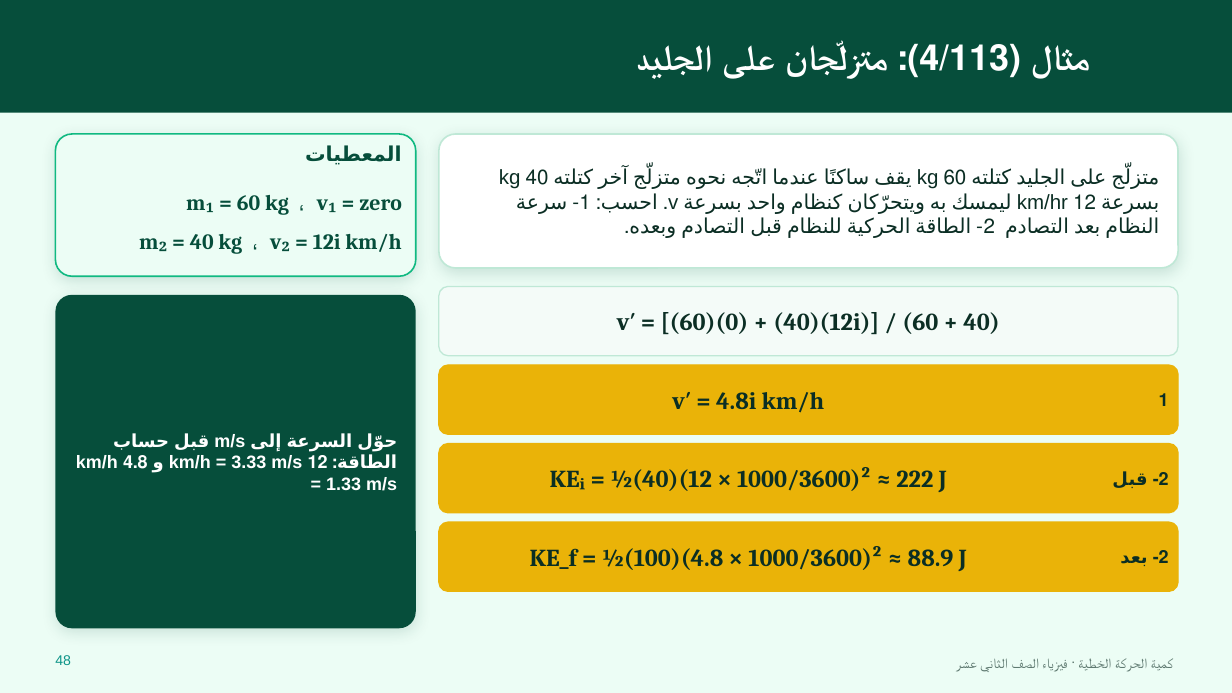
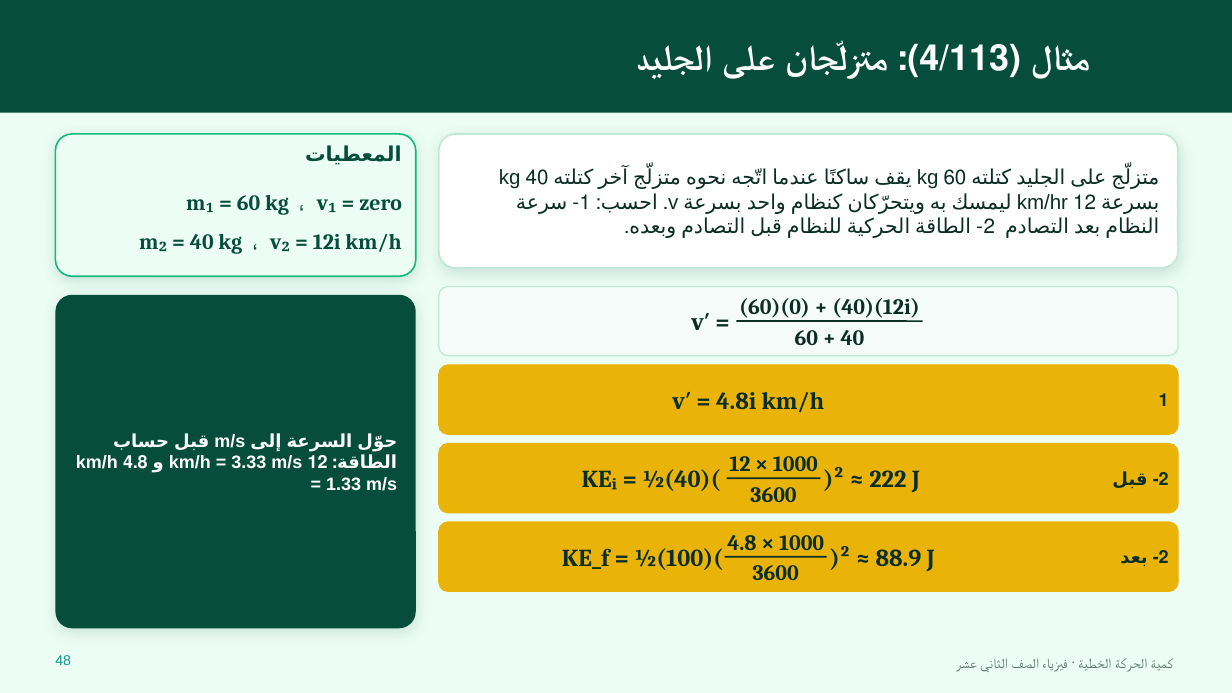
Before and after one commit to loaialkhaldi-png/Physics-tube, a slide deck: slide 48 of كمية_الحركة_الخطية_الفصل_الثالث.pptx. Drawn at 1232x693 pixels with LibreOffice and Linux fonts; fonts in the diff are those of the drawing; background and template pictures are left out. Boxes give left, top, right and bottom in pixels: in the first picture for what was removed or moved away, otherwise in the second. Text is boxed around its words. In the diff, an @@ line names an element or a change of style, - is before the commit and + after.

```diff
--- a/كمية_الحركة_الخطية_الفصل_الثالث.pptx
+++ b/كمية_الحركة_الخطية_الفصل_الثالث.pptx
@@ text at <box>739,298,919,318</box>: text changed; size 19 to 17.1 pt @@
-v′ = [(60)(0) + (40)(12i)] / (60 + 40)
+(60)(0) + (40)(12i)
@@ text added at <box>691,313,710,330</box>, 19 pt, text #0B2E24, bold @@
+v′ =
@@ line added from (737, 322) to (922, 322), #0B2E24 1.33 pt @@
@@ text added at <box>795,330,865,345</box>, 17.1 pt, text #0B2E24, bold @@
+60 + 40
@@ text at <box>642,469,720,491</box>: text changed @@
-KEᵢ = ½(40)(12 × 1000/3600)² ≈ 222 J
+KEᵢ = ½(40)(
@@ group added at <box>726,456,920,502</box>: 4 texts, 1 line @@
+12 × 1000
+3600
+)
+² ≈ 222 J
@@ text at <box>562,548,723,570</box>: text changed @@
-KE_f = ½(100)(4.8 × 1000/3600)² ≈ 88.9 J
+KE_f = ½(100)(
@@ group added at <box>725,535,935,580</box>: 4 texts, 1 line @@
+4.8 × 1000
+3600
+)
+² ≈ 88.9 J
```
Also in this commit, not shown: 16 other slides changed, 6 other files.
